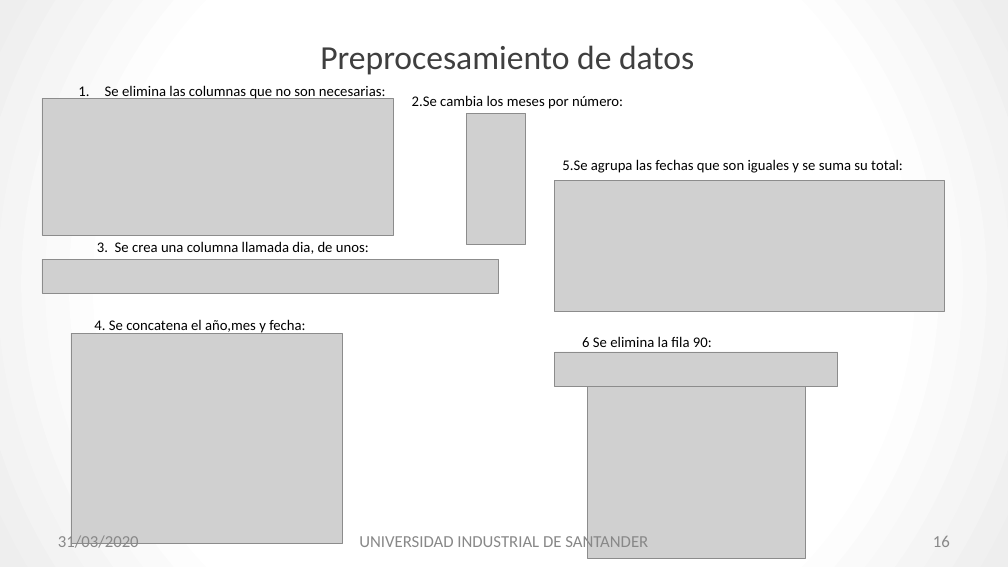
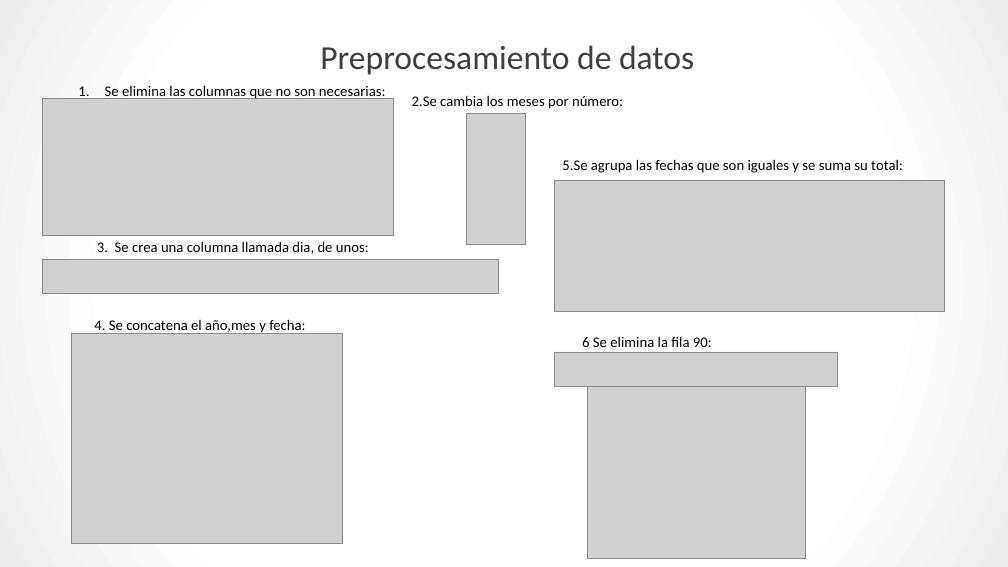
Before and after one commit to Jamf05/2019-2-simulacion-digital-proyecto, a slide deck: slide 16 of PREDICCIÓN DE ENTRADA DE EXTRANJEROS EN COLOMBIA POR MEDIO DE SERIES DE TIEMPO.pptx. Drawn at 1008x567 pixels with LibreOffice and Linux fonts; fonts in the diff are those of the drawing; grey boxes stand for pictures. Boxes give left, top, right and bottom in pixels: in the first picture for what was removed or moved away, otherwise in the second. Text is boxed around its words. In the diff, an @@ line names an element or a change of style, - is before the commit and + after.

```diff
--- a/PREDICCIÓN DE ENTRADA DE EXTRANJEROS EN COLOMBIA POR MEDIO DE SERIES DE TIEMPO.pptx
+++ b/PREDICCIÓN DE ENTRADA DE EXTRANJEROS EN COLOMBIA POR MEDIO DE SERIES DE TIEMPO.pptx
@@ text removed at (x1=58, y1=533, x2=139, y2=551) @@
-31/03/2020
@@ text removed at (x1=359, y1=533, x2=648, y2=551) @@
-UNIVERSIDAD INDUSTRIAL DE SANTANDER
@@ page number removed at (x1=933, y1=536, x2=950, y2=547) @@
-16
```
Also in this commit, not shown: 31 other slides changed, 1 other file.
